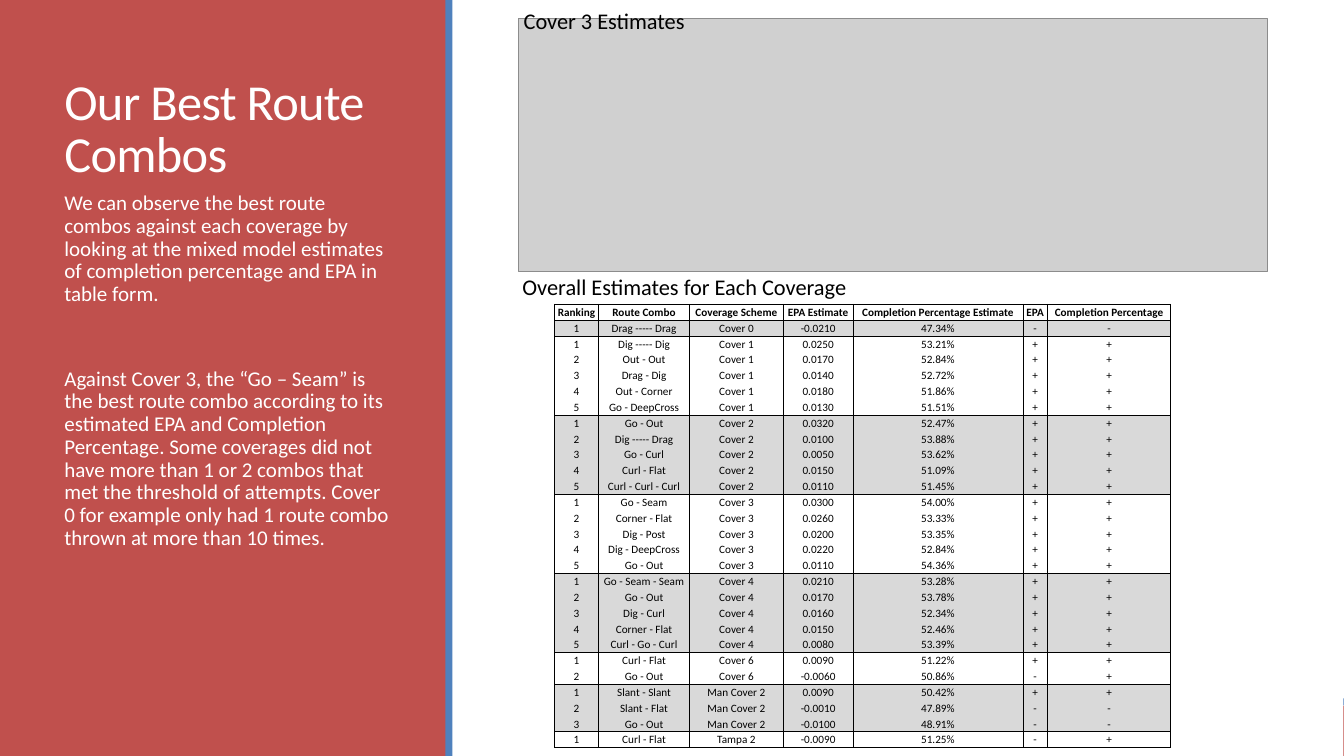
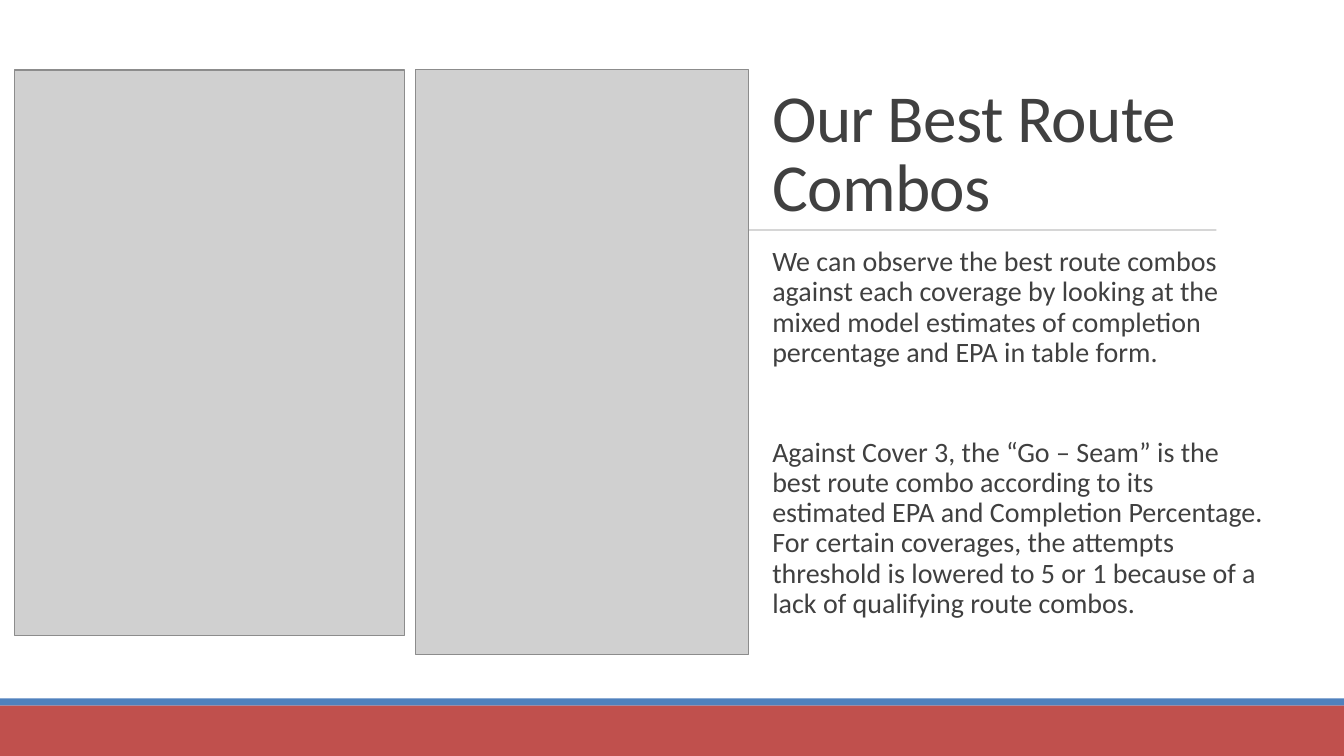
Before and after one commit to SportsInfoSolutions/AnalyticsChallenge2021, a slide deck: slide 16 of Submissions/jtchernak@comcast.net/Sports Info Solutions Analytics Challenge.pptx. Drawn at 1344x756 pixels with LibreOffice and Linux fonts; fonts in the diff are those of the drawing; grey boxes stand for pictures. Boxes give left, top, right and bottom in pixels: in the first picture for what was removed or moved away, otherwise in the second. Text is boxed around its words. In the diff, an @@ line names an element or a change of style, - is before the commit and + after.

```diff
--- a/Submissions/jtchernak@comcast.net/Sports Info Solutions Analytics Challenge.pptx
+++ b/Submissions/jtchernak@comcast.net/Sports Info Solutions Analytics Challenge.pptx
@@ rectangle resized from (x1=0, y1=0, x2=1344, y2=756) to (x1=0, y1=0, x2=1344, y2=699) @@
@@ rectangle removed at (x1=0, y1=0, x2=447, y2=756) @@
@@ rectangle removed at (x1=446, y1=0, x2=453, y2=756) @@
@@ picture removed at (x1=518, y1=18, x2=1267, y2=271) @@
@@ text removed at (x1=524, y1=11, x2=684, y2=29) @@
-Cover 3 Estimates
@@ picture added at (x1=15, y1=70, x2=405, y2=635) @@
@@ picture added at (x1=415, y1=70, x2=748, y2=654) @@
@@ title "Our Best Route Combos" moved from (x1=64, y1=87, x2=365, y2=173) to (x1=772, y1=98, x2=1175, y2=212) @@
@@ title "Our Best Route Combos" at (x1=772, y1=98, x2=1175, y2=212): size 36 to 48 pt, text colour #FFFFFF to #404040 @@
@@ line added from (572, 230) to (1217, 230), #808080 0.5 pt @@
@@ text "We can observe the best ..." moved from (x1=64, y1=195, x2=389, y2=545) to (x1=772, y1=251, x2=1263, y2=618) @@
@@ text at (x1=772, y1=251, x2=1218, y2=367): size 15 to 20 pt, text colour #FFFFFF to #404040 in "We can observe the best route combos ..." @@
@@ text removed at (x1=522, y1=279, x2=846, y2=299) @@
-Overall Estimates for Each Coverage
@@ table removed at (x1=555, y1=304, x2=1171, y2=749), 28 rows, 7 columns @@
-Ranking | Route Combo | Coverage Scheme | EPA Estimate | Completion Percentage Estimate | EPA | Completion Percentage
-1 | Drag ----- Drag | Cover 0 | -0.0210 | 47.34% | - | -
-1 | Dig ----- Dig | Cover 1 | 0.0250 | 53.21% | + | +
-2 | Out - Out | Cover 1 | 0.0170 | 52.84% | + | +
-3 | Drag - Dig | Cover 1 | 0.0140 | 52.72% | + | +
-4 | Out - Corner | Cover 1 | 0.0180 | 51.86% | + | +
-5 | Go - DeepCross | Cover 1 | 0.0130 | 51.51% | + | +
-1 | Go - Out | Cover 2 | 0.0320 | 52.47% | + | +
-2 | Dig ----- Drag | Cover 2 | 0.0100 | 53.88% | + | +
-3 | Go - Curl | Cover 2 | 0.0050 | 53.62% | + | +
-4 | Curl - Flat | Cover 2 | 0.0150 | 51.09% | + | +
-5 | Curl - Curl - Curl | Cover 2 | 0.0110 | 51.45% | + | +
-1 | Go - Seam | Cover 3 | 0.0300 | 54.00% | + | +
-2 | Corner - Flat | Cover 3 | 0.0260 | 53.33% | + | +
-3 | Dig - Post | Cover 3 | 0.0200 | 53.35% | + | +
-4 | Dig - DeepCross | Cover 3 | 0.0220 | 52.84% | + | +
-5 | Go - Out | Cover 3 | 0.0110 | 54.36% | + | +
-1 | Go - Seam - Seam | Cover 4 | 0.0210 | 53.28% | + | +
-2 | Go - Out | Cover 4 | 0.0170 | 53.78% | + | +
-3 | Dig - Curl | Cover 4 | 0.0160 | 52.34% | + | +
-4 | Corner - Flat | Cover 4 | 0.0150 | 52.46% | + | +
-5 | Curl - Go - Curl | Cover 4 | 0.0080 | 53.39% | + | +
-1 | Curl - Flat | Cover 6 | 0.0090 | 51.22% | + | +
-2 | Go - Out | Cover 6 | -0.0060 | 50.86% | - | +
-1 | Slant - Slant | Man Cover 2 | 0.0090 | 50.42% | + | +
-2 | Slant - Flat | Man Cover 2 | -0.0010 | 47.89% | - | -
-3 | Go - Out | Man Cover 2 | -0.0100 | 48.91% | - | -
-1 | Curl - Flat | Tampa 2 | -0.0090 | 51.25% | - | +
@@ text at (x1=772, y1=442, x2=1263, y2=618): text changed; size 15 to 20 pt; text colour #FFFFFF to #404040 @@
-  Against Cover 3, the “Go – Seam” is the best route combo according to its estimated EPA and Completion Percentage. Some coverages did not have more than 1 or 2 combos that met the threshold of attempts. Cover 0 for example only had 1 route combo thrown at more than 10 times.
+  Against Cover 3, the “Go – Seam” is the best route combo according to its estimated EPA and Completion Percentage. For certain coverages, the attempts threshold is lowered to 5 or 1 because of a lack of qualifying route combos.
@@ rectangle removed at (x1=0, y1=706, x2=1344, y2=756) @@
@@ rectangle removed at (x1=0, y1=699, x2=1344, y2=706) @@
@@ rectangle added at (x1=0, y1=699, x2=1344, y2=706), fill #4F81BD @@
@@ rectangle added at (x1=0, y1=706, x2=1344, y2=756), fill #C0504D @@
```
Also in this commit, not shown: 1 other slide changed.
